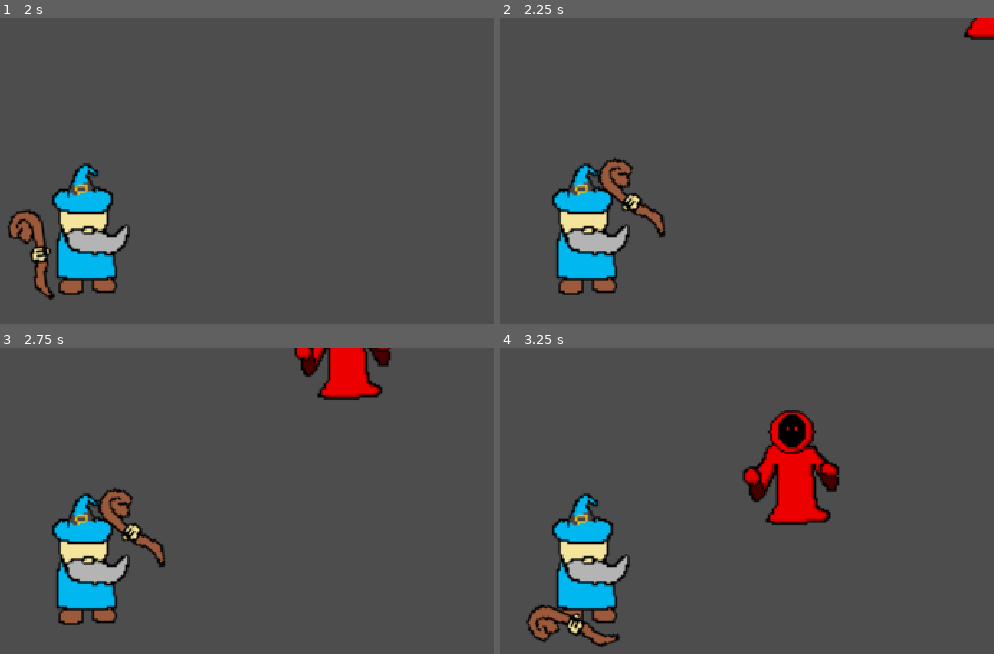
Above: before the commit, frames 1-4 (two rows, left to right).
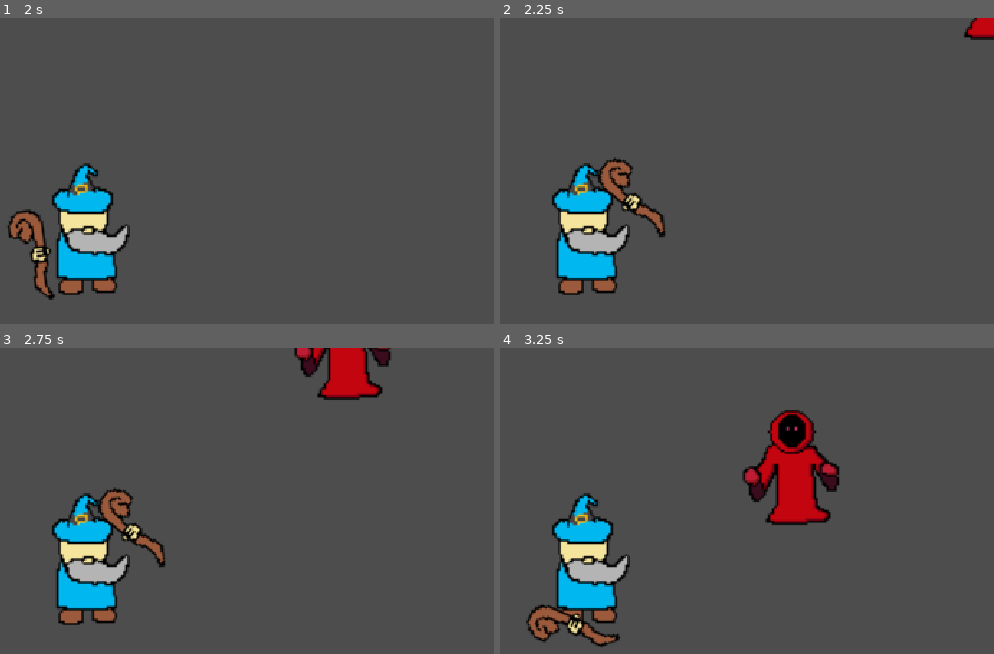
Above: after the commit, the same moments.

Repository: LeyuDing/SteelHacks2026
Game: Godot game, scene res://Scenes/main_scene.tscn
Same seed, same stepped clock (60 frames per second), same inputs: the game is played once before the commit and once after it. The engine's default icon, where the game draws it, is replaced by a stand-in: a white triangle on a blue panel in a dark square.
Inputs (mouse positions are in pixels of both pictures, inside the frame that each line leads up to):
- Up to frame 1 (2 s): tap Enter at 0.5 s; move the mouse to (271, 219) at 0.52 s; hold Right (ui_right) 0.53-1.28 s; tap Space at 1.25 s; move the mouse to (outside the picture) at 1.27 s; hold Down (ui_down) from 1.28 s (still down)
- Up to frame 2 (2.25 s): tap Enter at 2 s; move the mouse to (672, 143) at 2.02 s; release Down (ui_down) at 2.03 s; hold Right (ui_right) from 2.03 s (still down)
- Up to frame 3 (2.75 s): keep holding Right (ui_right)
- Up to frame 4 (3.25 s): move the mouse to (outside the picture) at 2.77 s; release Right (ui_right) at 2.78 s; hold Up (ui_up) from 2.78 s (still down)

Frame 1 is identical in both runs. In frame 2, 0.3% of the frame differs, in the area x 94-100%, y 0-7%; in frame 3, 1.5%; in frame 4, 2.8%, in the area x 49-69%, y 21-57%.

Commit message:
randomly colored wizards

Diff:
--- a/Scenes/test_enemy.gd
+++ b/Scenes/test_enemy.gd
@@ -7,6 +7,7 @@
 @onready var navAgent = $NavigationAgent2D
 
 func _ready():
+	modulate = Color(randf(), randf(), randf(), 1.0)
 	make_path()
 
 func _physics_process(delta: float) -> void:
--- a/Scenes/test_enemy.tscn
+++ b/Scenes/test_enemy.tscn
@@ -6,7 +6,6 @@
 [sub_resource type="CircleShape2D" id="CircleShape2D_ia7du"]
 
 [node name="TestEnemy" type="CharacterBody2D" unique_id=273263959]
-modulate = Color(1, 0, 0, 1)
 script = ExtResource("1_bs22l")
 
 [node name="CollisionShape2D" type="CollisionShape2D" parent="." unique_id=474630602]
--- a/Scripts/main_scene.gd
+++ b/Scripts/main_scene.gd
@@ -4,6 +4,15 @@
 
 const rectangleSpell = preload("res://Scenes/rectangle_spell.tscn")
 const circleSpell = preload("res://Scenes/circle_spell.tscn")
+
+# Spells are a dictionary in the following format:
+# {"element" : "fire"/"ice"/"lightning",
+#  "cooldown" : integer,
+#  "projectile" : boolean,
+#  "aoe" : "circle"/"rectangle",
+#  "origin" : "mouse"/"self",
+#  "width" : integer,
+#  "height" : integer}
 
 # Called when the node enters the scene tree for the first time.
 func _ready() -> void:
